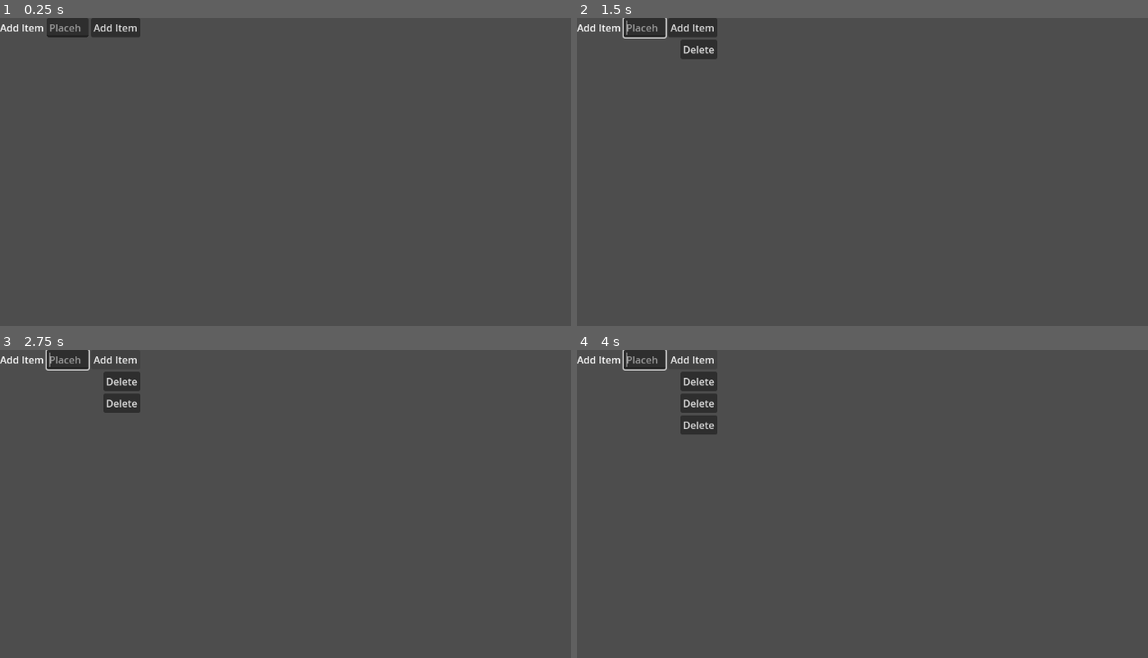
Above: before the commit, frames 1-4 (two rows, left to right).
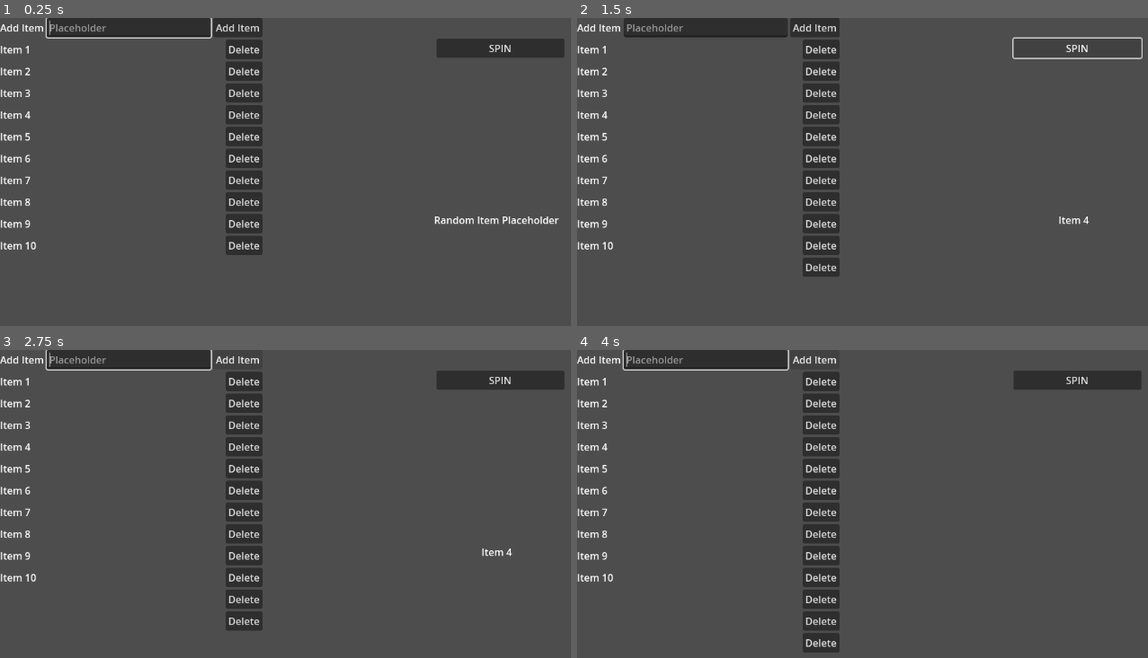
Above: after the commit, the same moments.

Repository: BeardBytesLife/GDSpinner
Game: Godot game, scene res://Scenes/Main.tscn
Same seed, same stepped clock (60 frames per second), same inputs: the game is played once before the commit and once after it.
Inputs (mouse positions are in pixels of both pictures, inside the frame that each line leads up to):
- Up to frame 1 (0.25 s): no input
- Up to frame 2 (1.5 s): click "Add Item" at 0.5 s; click (1079, 48) at 1.25 s, where only the run after the commit has a clickable "SPIN"
- Up to frame 3 (2.75 s): click "Add Item" at 2 s
- Up to frame 4 (4 s): click (1079, 380) at 2.75 s, where only the run after the commit has a clickable "SPIN"; click "Add Item" at 3.5 s

The runs differ from the first frame. In frame 1, 7.5% of the frame differs, in the area x 0-99%, y 0-77%; in frame 2, 6.9%; in frame 3, 8.4%; in frame 4, 9.0%, in the area x 0-99%, y 0-99%.

Commit message:
Created Generic Debug Array of items. Linked Item Delete Button to global Signal and implimented item deletion from Array. Implimented 'spin' button which selects random item from array and prints to screen. Added code comments to enable others to assist in development.

Diff:
--- a/Scenes/ArrayListItem.tscn
+++ b/Scenes/ArrayListItem.tscn
@@ -16,7 +16,9 @@
 layout_mode = 2
 size_flags_horizontal = 3
 
-[node name="DeleteButton" type="Button" parent="."]
+[node name="ListItemDeleteButton" type="Button" parent="."]
 layout_mode = 2
 size_flags_horizontal = 8
 text = "Delete"
+
+[connection signal="pressed" from="ListItemDeleteButton" to="." method="DeleteButtonPressed"]
--- a/Scenes/Main.tscn
+++ b/Scenes/Main.tscn
@@ -10,28 +10,54 @@
 grow_horizontal = 2
 grow_vertical = 2
 script = ExtResource("1_001tw")
-lineedit = NodePath("VBoxContainer/HBoxContainer/TextFieldAddItem")
+lineedit = NodePath("ListContainer/HBoxContainer/TextFieldAddItem")
 
-[node name="VBoxContainer" type="VBoxContainer" parent="."]
+[node name="ListContainer" type="VBoxContainer" parent="."]
 layout_mode = 0
-offset_right = 40.0
+offset_right = 421.0
 offset_bottom = 40.0
 
-[node name="HBoxContainer" type="HBoxContainer" parent="VBoxContainer"]
+[node name="HBoxContainer" type="HBoxContainer" parent="ListContainer"]
 layout_mode = 2
 
-[node name="LabelAddItem" type="Label" parent="VBoxContainer/HBoxContainer"]
+[node name="LabelAddItem" type="Label" parent="ListContainer/HBoxContainer"]
 layout_mode = 2
 text = "Add Item"
 
-[node name="TextFieldAddItem" type="LineEdit" parent="VBoxContainer/HBoxContainer"]
+[node name="TextFieldAddItem" type="LineEdit" parent="ListContainer/HBoxContainer"]
 layout_mode = 2
 size_flags_horizontal = 3
 placeholder_text = "Placeholder"
 
-[node name="AddItemButton" type="Button" parent="VBoxContainer/HBoxContainer"]
+[node name="AddItemButton" type="Button" parent="ListContainer/HBoxContainer"]
 layout_mode = 2
 text = "Add Item"
 
-[connection signal="text_submitted" from="VBoxContainer/HBoxContainer/TextFieldAddItem" to="." method="appendList"]
-[connection signal="pressed" from="VBoxContainer/HBoxContainer/AddItemButton" to="." method="AddItem"]
+[node name="SpinContainer" type="CenterContainer" parent="."]
+layout_mode = 1
+anchors_preset = 6
+anchor_left = 1.0
+anchor_top = 0.5
+anchor_right = 1.0
+anchor_bottom = 0.5
+offset_left = -711.0
+offset_top = -226.0
+offset_bottom = 227.0
+grow_horizontal = 0
+grow_vertical = 2
+
+[node name="RandomItem" type="Label" parent="SpinContainer"]
+layout_mode = 2
+text = "Random Item Placeholder"
+
+[node name="SpinButton" type="Button" parent="."]
+layout_mode = 0
+offset_left = 700.0
+offset_top = 33.0
+offset_right = 905.0
+offset_bottom = 64.0
+text = "SPIN"
+
+[connection signal="text_submitted" from="ListContainer/HBoxContainer/TextFieldAddItem" to="." method="appendList"]
+[connection signal="pressed" from="ListContainer/HBoxContainer/AddItemButton" to="." method="AddItem"]
+[connection signal="pressed" from="SpinButton" to="." method="_on_spin_button_pressed"]
--- a/Scripts/array_list_item.gd
+++ b/Scripts/array_list_item.gd
@@ -1,8 +1,14 @@
 class_name ArrayListItem extends HBoxContainer
 
 @export var label: Label
+#Emitting the "delete" button signal to the rest of the program.
+signal deleteListItem(ArrayListItem)
 
 var text: String:
 	set(value):
 		text = value
 		label.text = value
+
+#This takes the signal sent by the button, and sends it to the signal "deleteListItem" for retransmition to the rest of the program.
+func DeleteButtonPressed():
+	deleteListItem.emit(self)
--- a/Scripts/main.gd
+++ b/Scripts/main.gd
@@ -4,14 +4,35 @@
 var List: Array[ArrayListItem]
 var listItemScene = preload("res://Scenes/ArrayListItem.tscn")
 
+#For Debugging Purpouses, we are creating a default list of items as soon as the program loads. Comment out from final build, save for future debugging purpouses.
+func _ready():
+	var values: Array[String] = ["Item 1","Item 2","Item 3","Item 4","Item 5","Item 6","Item 7","Item 8","Item 9","Item 10"]
+	for i in values:
+		appendList(i)
+
+
 func appendList(text=""):
 	var listItem: ArrayListItem = listItemScene.instantiate()
 	listItem.text = text
-	$VBoxContainer.add_child(listItem)
+	$ListContainer.add_child(listItem)
 	List.append(listItem)
 	lineedit.clear()
 	lineedit.grab_focus()
-	print(List) #debugging Print
+	print("Item Added", List) #debugging Print
+	#The below connects the signal from the delete item button in the ArrayListItem Script to this script.
+	listItem.deleteListItem.connect(deleteItem)
 
 func AddItem():
 	appendList(lineedit.text)
+
+func deleteItem(listItem: ArrayListItem):
+	#Delete the item from the "List" array and then delete from the scene with queue_free
+	List.erase(listItem)
+	print("Item Removed", List) #debugging Print
+	listItem.queue_free()
+
+func _on_spin_button_pressed():
+	#When the SpinButton is pressed, we assign a random item from the array to the chosenItem String and then assign that to the Label which displays the random item.
+	#This function will need to change and evolve to accomodate the spinning animation once implimented.
+	var chosenItem: String = List.pick_random().text
+	$SpinContainer/RandomItem.text = chosenItem
